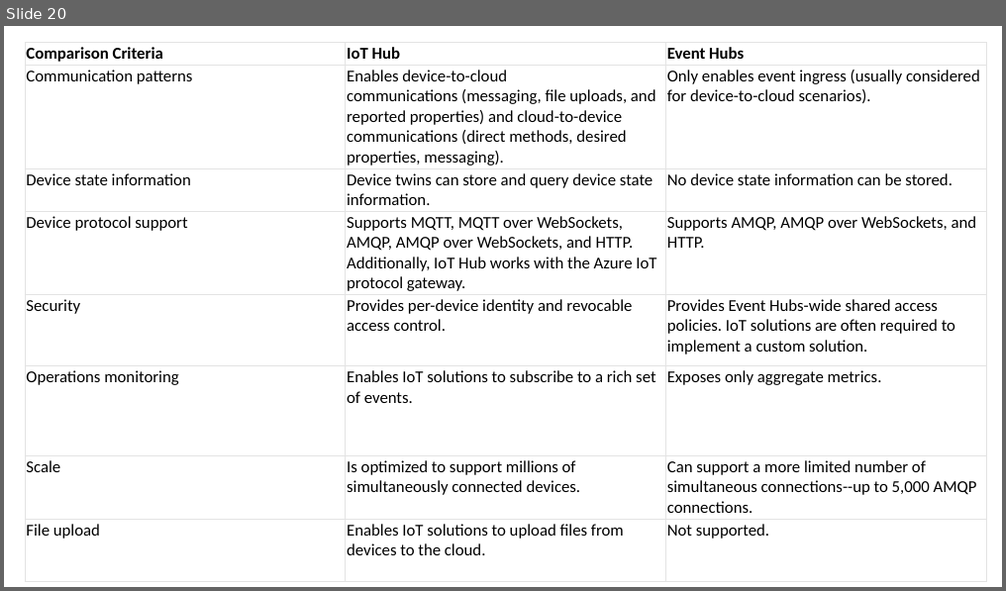
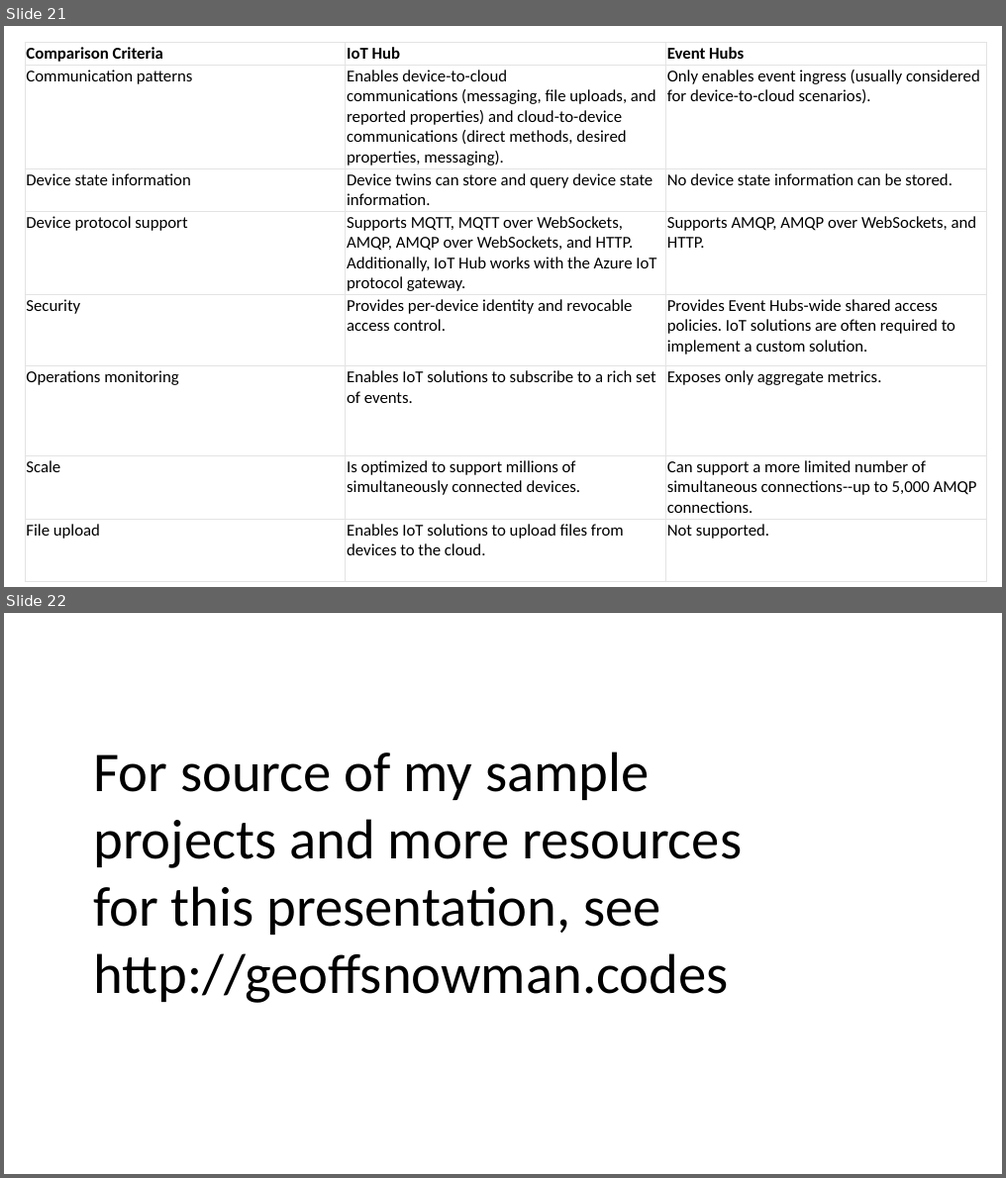
Before and after one commit to geoffsnowman/AzureDistributedAppsSampleCodeOLD, a slide deck: Connected Applications in Azure.pptx. Shown one above the other, each under a label of ours: slide 20 before the commit, slides 21 and 22 after it. The pictures are 1006x591 and 1006x1178 pixels, drawn with LibreOffice and Linux fonts; fonts in the diff are those of the drawing. Boxes give left, top, right and bottom in pixels: in the first picture for what was removed or moved away, otherwise in the second. Text is boxed around its words. In the diff, an @@ line names an element or a change of style, - is before the commit and + after.

Commit message:
added url to slides

```diff
--- a/Connected Applications in Azure.pptx
+++ b/Connected Applications in Azure.pptx
@@ slide 22 added at box(4, 613, 1002, 1174), background #FFFFFF @@
@@ text added at box(93, 752, 742, 1003), 54 pt, text #000000 @@
+For source of my sample
+projects and more resources
+for this presentation, see
+http://geoffsnowman.codes
@@ what was slide 20 is now slide 21 @@
```
Also in this commit, not shown: 1 slide changed, 1 other slide added.
